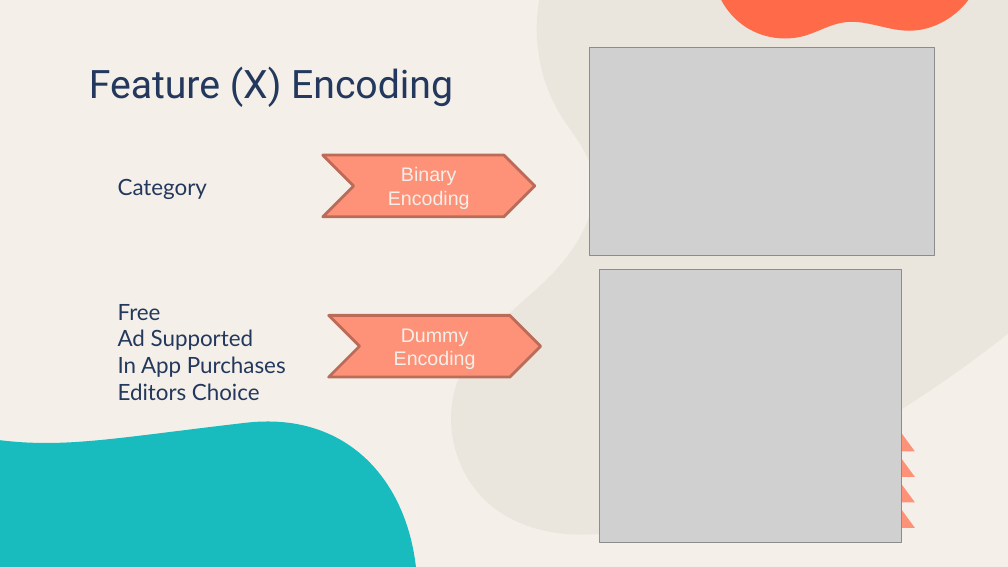
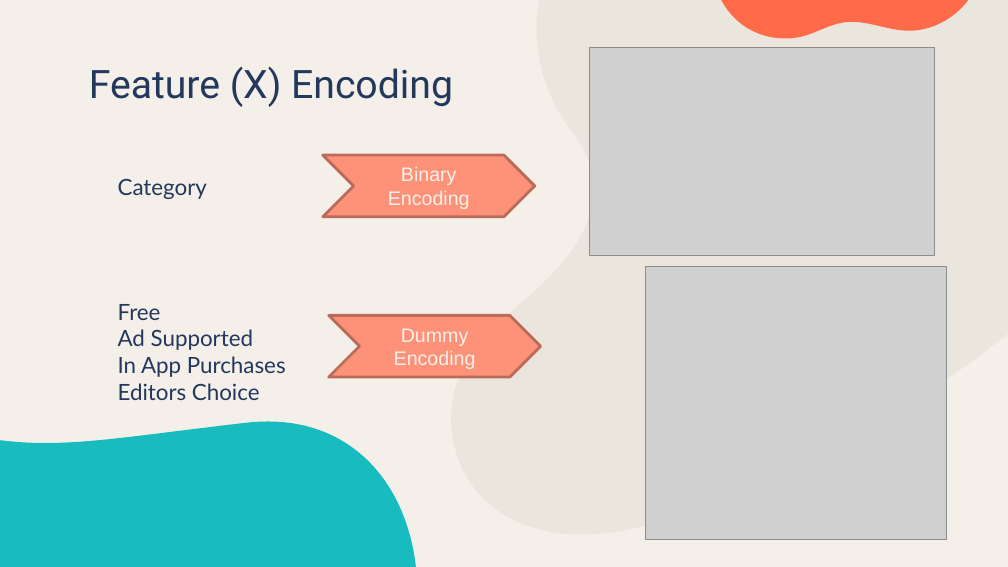
Before and after one commit to LiyanaRoslie/google-apps-ml, a slide deck: slide 16 of Final_Presentation.pptx (slide 14 before the commit). Drawn at 1008x567 pixels with LibreOffice and Linux fonts; fonts in the diff are those of the drawing; grey boxes stand for pictures. Boxes give left, top, right and bottom in pixels: in the first picture for what was removed or moved away, otherwise in the second. Text is boxed around its words. In the diff, an @@ line names an element or a change of style, - is before the commit and + after.

```diff
--- a/Final_Presentation.pptx
+++ b/Final_Presentation.pptx
@@ picture: place and size @@
-picture at box(600, 270, 901, 543)
+picture at box(645, 267, 947, 540)
@@ group removed at box(878, 426, 915, 527): 4 freeform shapes @@
```
Also in this commit, not shown: 11 other slides changed, 2 slides added.
